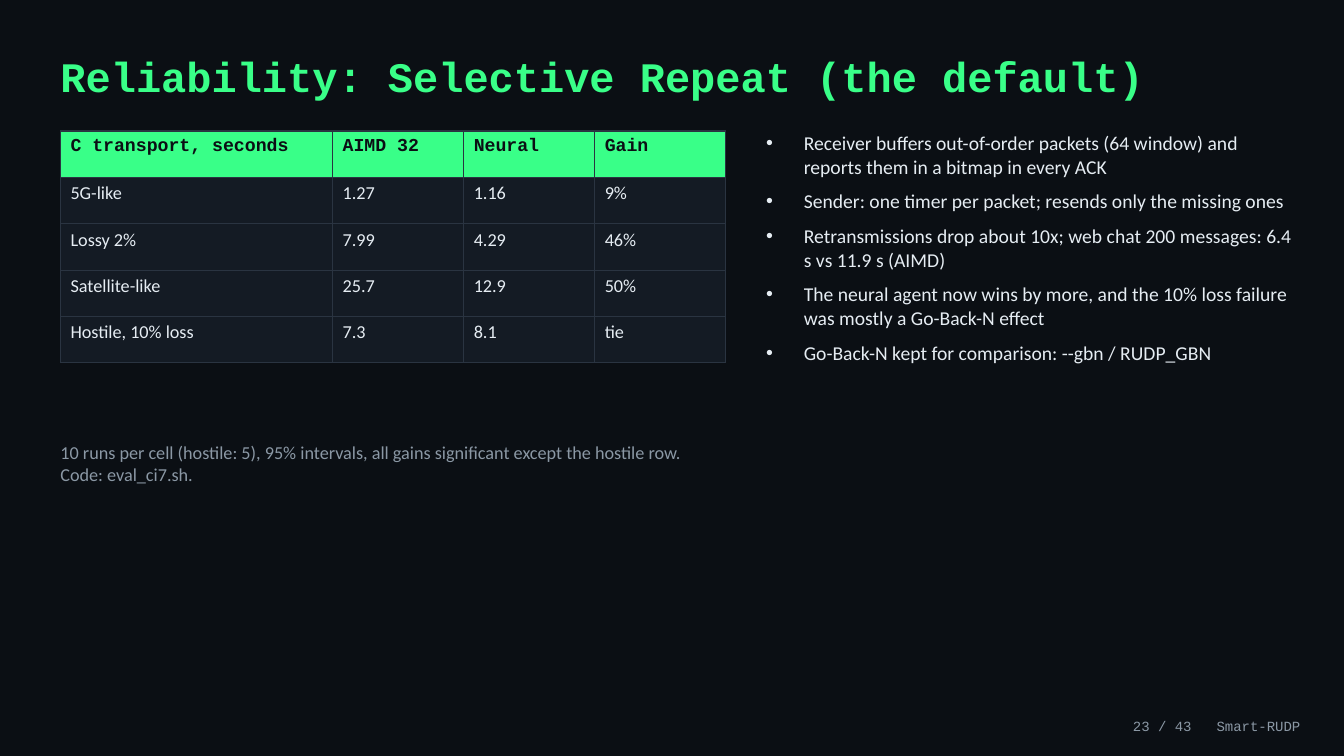
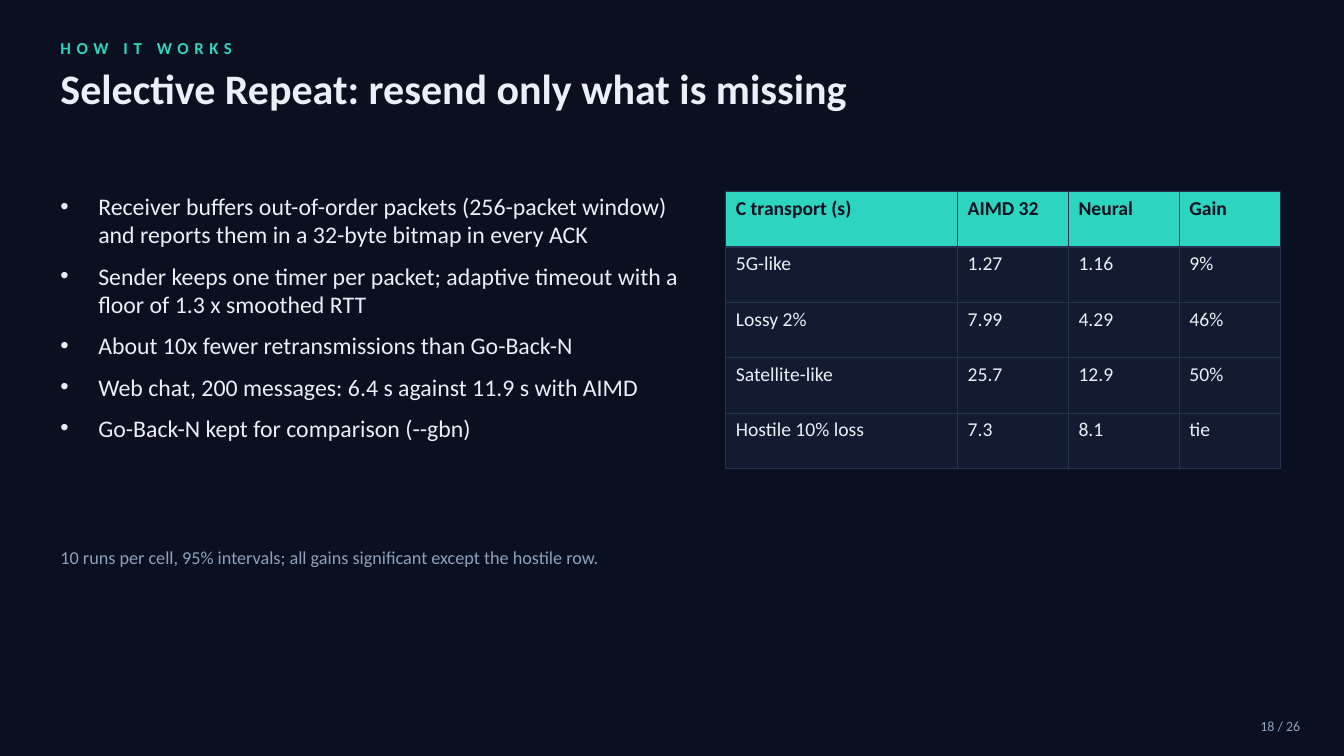
Before and after one commit to Capsturrrr/REPLIC, a slide deck: slide 18 of docs/RUDP_Presentation.pptx (slide 23 before the commit). Drawn at 1344x756 pixels with LibreOffice and Linux fonts; fonts in the diff are those of the drawing. Boxes give left, top, right and bottom in pixels: in the first picture for what was removed or moved away, otherwise in the second. Text is boxed around its words. In the diff, an @@ line names an element or a change of style, - is before the commit and + after.

```diff
--- a/docs/RUDP_Presentation.pptx
+++ b/docs/RUDP_Presentation.pptx
@@ background #0B0F14 to #0A1020 @@
@@ text added at (60,43,232,54), 12 pt, text #2DD4BF, bold @@
+HOW IT WORKS
@@ text at (60,74,847,111): text changed; font Courier New to Calibri; text colour #39FF88 to #EAF0F8 @@
-Reliability: Selective Repeat (the default)
+Selective Repeat: resend only what is missing
@@ text "Selective Repeat: resend only what ..." at (60,74,847,111): vertical alignment middle to top @@
@@ text at (98,198,677,441): text changed; size 14 to 17 pt; text colour #E6EDF3 to #EAF0F8 @@
-• Receiver buffers out-of-order packets (64 window) and reports them in a bitmap in every ACK
-• Sender: one timer per packet; resends only the missing ones
-• Retransmissions drop about 10x; web chat 200 messages: 6.4 s vs 11.9 s (AIMD)
-• The neural agent now wins by more, and the 10% loss failure was mostly a Go-Back-N effect
-• Go-Back-N kept for comparison: --gbn / RUDP_GBN
+• Receiver buffers out-of-order packets (256-packet window) and reports them in a 32-byte bitmap in every ACK
+• Sender keeps one timer per packet; adaptive timeout with a floor of 1.3 x smoothed RTT
+• About 10x fewer retransmissions than Go-Back-N
+• Web chat, 200 messages: 6.4 s against 11.9 s with AIMD
+• Go-Back-N kept for comparison (--gbn)
@@ table at (726,192,1280,440) @@
-row 1, column 1: C transport, seconds
+row 1, column 1: C transport (s)
-row 5, column 1: Hostile, 10% loss
+row 5, column 1: Hostile 10% loss
@@ fill #39FF88 to #2DD4BF in row 1 @@
@@ fill #141B24 to #121B2F in 16 cells @@
@@ size 13 to 14 pt in "AIMD 32", "Neural", "Gain", "5G-like" and 14 more places @@
@@ font Courier New to Calibri, text colour #0B0F14 to #0A1020 in "AIMD 32", "Neural", "Gain" @@
@@ text colour #E6EDF3 to #EAF0F8 in "5G-like", "1.27", "1.16", "9%" and 11 more places @@
@@ borders changed @@
@@ table: place and size @@
-table at (60,131,726,344)
+table at (726,192,1280,440)
@@ text at (60,551,598,567): text changed; text colour #8B98A5 to #8FA1BC @@
-10 runs per cell (hostile: 5), 95% intervals, all gains significant except the hostile row. Code: eval_ci7.sh.
+10 runs per cell, 95% intervals; all gains significant except the hostile row.
@@ text removed at (1133,721,1301,731) @@
-23 / 43 Smart-RUDP
@@ text added at (1260,721,1300,731), 10 pt, text #8FA1BC @@
+18 / 26
```
Also in this commit, not shown: 29 other slides changed, 10 slides added, 15 slides removed, 9 other files.
